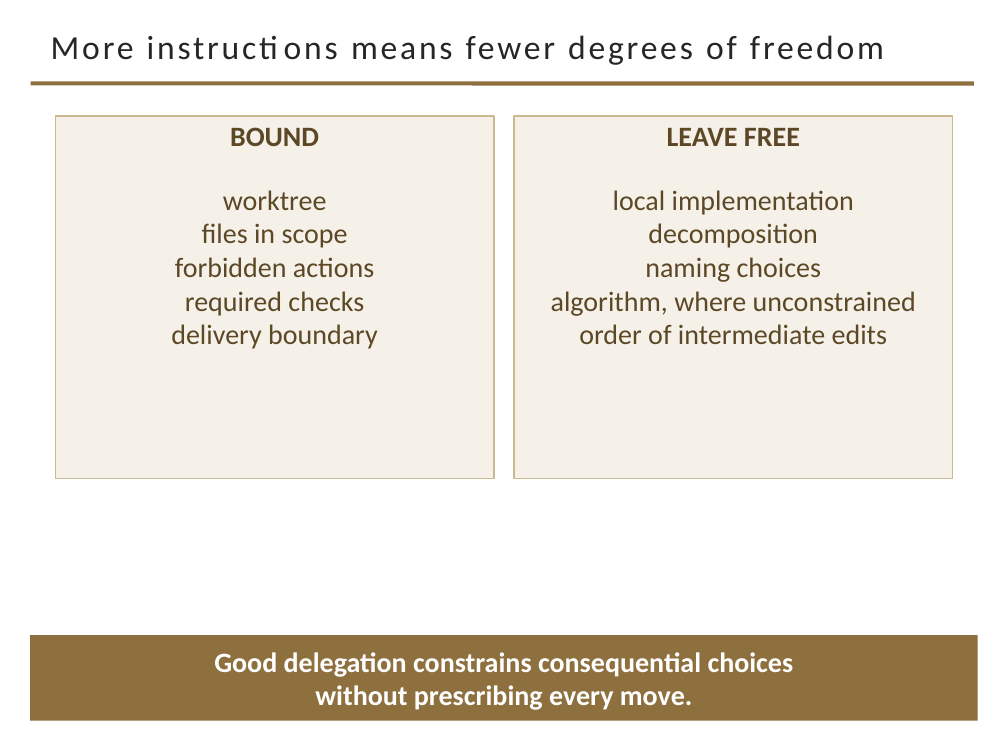
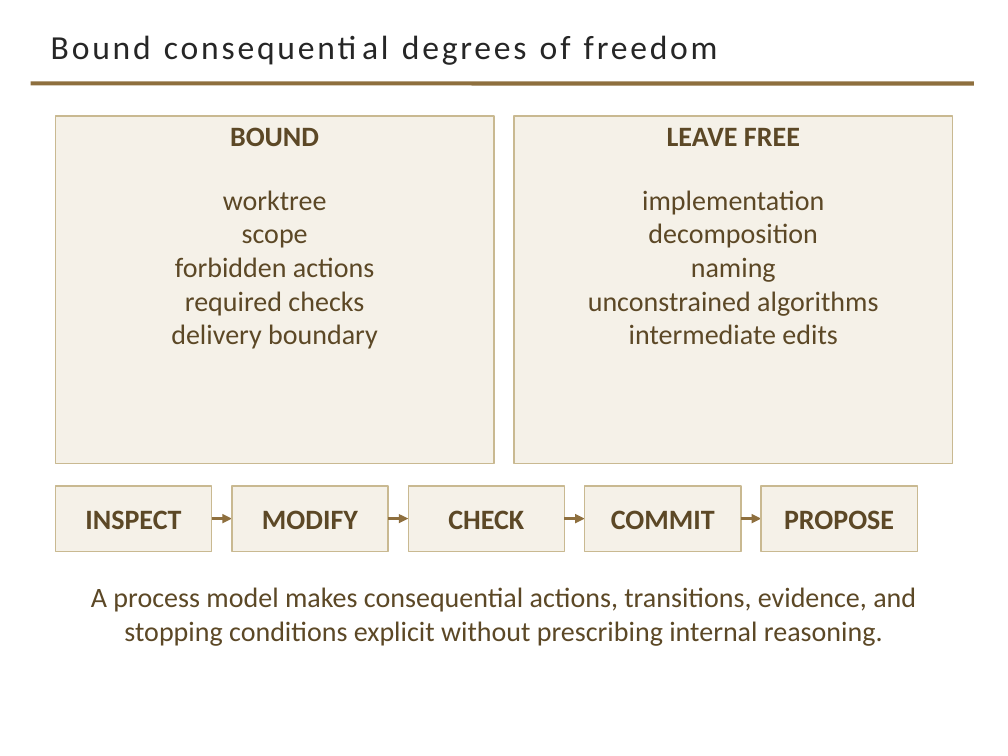
Before and after one commit to davisjam/model-based-agentic-software-engineering, a slide deck: slide 9 of course/lectures/act-2-delegation-and-control/03-alignment/2-3-Alignment.pptx (slide 10 before the commit). Drawn at 1008x756 pixels with LibreOffice and Linux fonts; fonts in the diff are those of the drawing; background and template pictures are left out. Boxes give left, top, right and bottom in pixels: in the first picture for what was removed or moved away, otherwise in the second. Text is boxed around its words. In the diff, an @@ line names an element or a change of style, - is before the commit and + after.

Commit message:
deck 2-3: section 1 — work-environment recap deleted; DoF columns + process strip merge into Bound-consequential-degrees-of-freedom (31->29)

```diff
--- a/course/lectures/act-2-delegation-and-control/03-alignment/2-3-Alignment.pptx
+++ b/course/lectures/act-2-delegation-and-control/03-alignment/2-3-Alignment.pptx
@@ title at <box>51,35,718,65</box>: text changed @@
-More instructions means fewer degrees of freedom
+Bound consequential degrees of freedom
@@ rectangle "BOUND": place and size @@
-rectangle "BOUND" at <box>55,116,494,479</box>
+rectangle "BOUND" at <box>55,116,494,464</box>
@@ rectangle "LEAVE FREE": place and size @@
-rectangle "LEAVE FREE" at <box>514,116,953,479</box>
+rectangle "LEAVE FREE" at <box>514,116,953,464</box>
@@ text in rectangle at <box>642,190,824,215</box>: text changed @@
-local implementation
+implementation
@@ text in rectangle at <box>242,229,308,248</box>: text changed @@
-files in scope
+scope
@@ text in rectangle at <box>588,257,878,344</box>: text changed @@
-naming choices
-algorithm, where unconstrained
-order of intermediate edits
+naming
+unconstrained algorithms
+intermediate edits
@@ rectangle added at <box>55,486,212,551</box>, fill #F5F1E8, outline #C9B991 1 pt, 20 pt, text #5C4826, bold @@
+INSPECT
@@ rectangle added at <box>232,486,388,551</box>, fill #F5F1E8, outline #C9B991 1 pt, 20 pt, text #5C4826, bold @@
+MODIFY
@@ rectangle added at <box>408,486,564,551</box>, fill #F5F1E8, outline #C9B991 1 pt, 20 pt, text #5C4826, bold @@
+CHECK
@@ rectangle added at <box>585,486,741,551</box>, fill #F5F1E8, outline #C9B991 1 pt, 20 pt, text #5C4826, bold @@
+COMMIT
@@ rectangle added at <box>761,486,917,551</box>, fill #F5F1E8, outline #C9B991 1 pt, 20 pt, text #5C4826, bold @@
+PROPOSE
@@ arrow added from (212, 518) to (232, 518), #8E6F3E 2.25 pt @@
@@ arrow added from (388, 518) to (408, 518), #8E6F3E 2.25 pt @@
@@ arrow added from (564, 518) to (585, 518), #8E6F3E 2.25 pt @@
@@ arrow added from (741, 518) to (761, 518), #8E6F3E 2.25 pt @@
@@ text added at <box>91,587,916,646</box>, 20 pt, text #5C4826 @@
+A process model makes consequential actions, transitions, evidence, and stopping conditions explicit without prescribing internal reasoning.
@@ rectangle removed at <box>30,635,978,721</box> @@
-Good delegation constrains consequential choices
-without prescribing every move.
```
Also in this commit, not shown: 2 slides removed.
